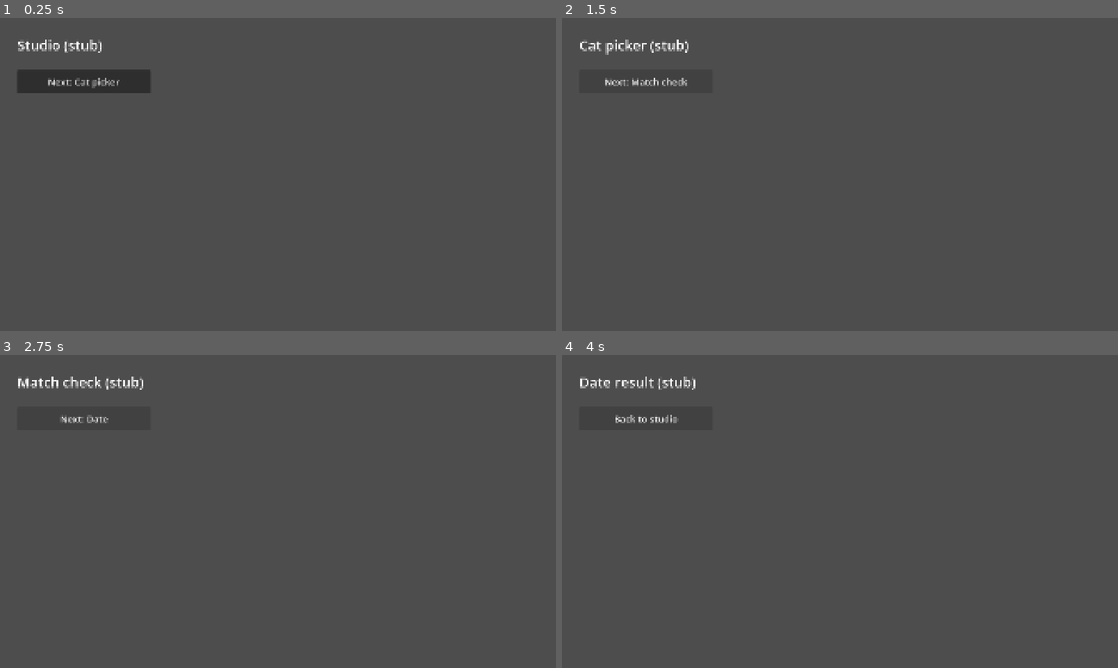
Above: before the commit, frames 1-4 (two rows, left to right).
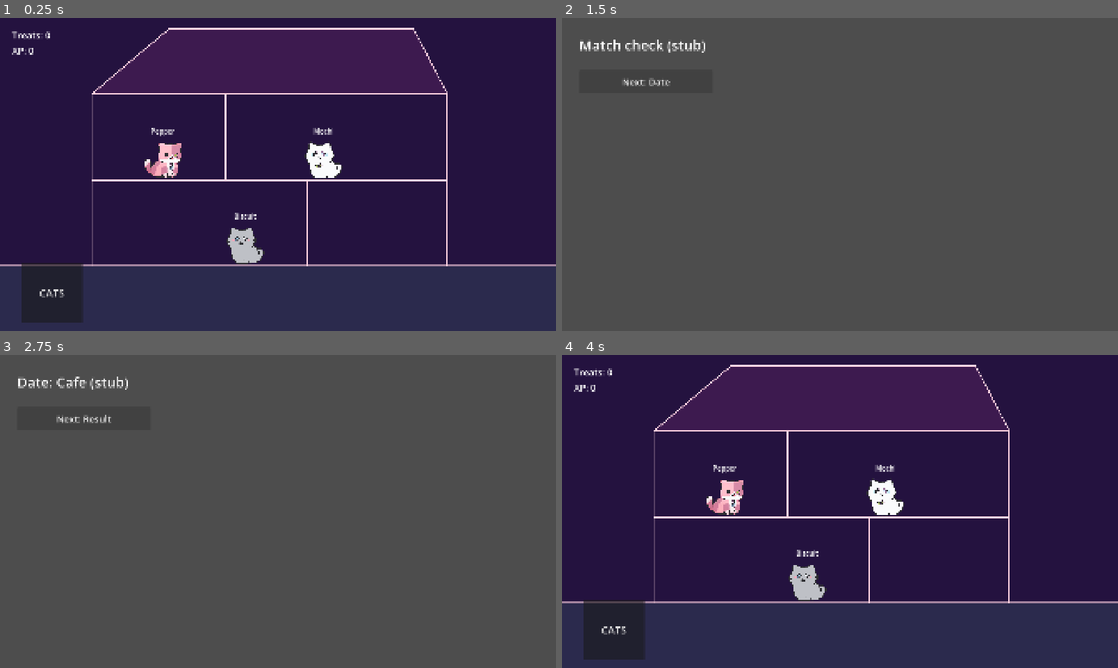
Above: after the commit, the same moments.

Repository: aruorg/pawfect-match-game
Game: Godot game, scene res://main.tscn
The game is run twice, just before and just after one commit, with the same random seed, the same clock (stepped at 60 frames per second) and the same inputs.
Inputs (mouse positions are in pixels of both pictures, inside the frame that each line leads up to):
- Up to frame 1 (0.25 s): no input
- Up to frame 2 (1.5 s): click (884, 158) at 0.52 s; click "Next: Cat picker" (after the commit: "Next: Match check") at 1.25 s
- Up to frame 3 (2.75 s): click "Next: Match check" (after the commit: "Next: Date") at 2 s
- Up to frame 4 (4 s): click "Next: Date" (after the commit: "Next: Result") at 2.75 s; click "Next: Result" (after the commit: "Back to studio") at 3.5 s

The runs differ from the first frame. In frame 1, 100% of the frame differs, in the area x 0-100%, y 0-100%; in frame 2, 0.7%; in frame 3, 0.6%; in frame 4, 100%.

Commit message:
Build studio screen with cats in rooms
Co-Authored-By: Claude Fable 5.2 <noreply@anthropic.com>

Diff:
--- a/scenes/studio.tscn
+++ b/scenes/studio.tscn
@@ -1,6 +1,7 @@
-[gd_scene load_steps=2 format=3]
+[gd_scene load_steps=3 format=3]
 
 [ext_resource type="Script" path="res://scripts/studio.gd" id="1_script"]
+[ext_resource type="Texture2D" path="res://assets/studio/studio_background.png" id="2_background"]
 
 [node name="Studio" type="Control"]
 layout_mode = 3
@@ -11,22 +12,40 @@
 grow_vertical = 2
 script = ExtResource("1_script")
 
-[node name="TitleLabel" type="Label" parent="."]
+[node name="Background" type="TextureRect" parent="."]
 layout_mode = 0
-offset_left = 60.0
-offset_top = 60.0
-offset_right = 1000.0
-offset_bottom = 140.0
-theme_override_font_sizes/font_size = 48
-text = "Studio (stub)"
+offset_right = 1920.0
+offset_bottom = 1080.0
+texture = ExtResource("2_background")
 
-[node name="NextButton" type="Button" parent="."]
+[node name="Cats" type="Control" parent="."]
 layout_mode = 0
-offset_left = 60.0
-offset_top = 180.0
-offset_right = 520.0
-offset_bottom = 260.0
+
+[node name="TreatsLabel" type="Label" parent="."]
+layout_mode = 0
+offset_left = 42.0
+offset_top = 36.0
+offset_right = 342.0
+offset_bottom = 84.0
 theme_override_font_sizes/font_size = 32
-text = "Next: Cat picker"
+text = "Treats: 0"
 
-[connection signal="pressed" from="NextButton" to="." method="_on_next_button_pressed"]
+[node name="XpLabel" type="Label" parent="."]
+layout_mode = 0
+offset_left = 42.0
+offset_top = 90.0
+offset_right = 342.0
+offset_bottom = 138.0
+theme_override_font_sizes/font_size = 32
+text = "XP: 0"
+
+[node name="CatsButton" type="Button" parent="."]
+layout_mode = 0
+offset_left = 75.0
+offset_top = 843.0
+offset_right = 285.0
+offset_bottom = 1053.0
+theme_override_font_sizes/font_size = 36
+text = "CATS"
+
+[connection signal="pressed" from="CatsButton" to="." method="_open_cat_picker"]
--- a/scripts/studio.gd
+++ b/scripts/studio.gd
@@ -1,6 +1,56 @@
 extends Control
-## Studio hub screen. Stub for now: only a title and a button.
+## Studio hub screen: shows the cats in their rooms and leads to the cat picker.
+
+## How big each cat is drawn in the studio, in pixels (width, height).
+const CAT_SIZE := Vector2(135, 144)
+
+## Where each cat stands, by cat name. The numbers are the top-left corner
+## of the cat's picture (x from the left edge, y from the top edge).
+const CAT_POSITIONS := {
+	"Pepper": Vector2(495, 419),
+	"Mochi": Vector2(1050, 419),
+	"Biscuit": Vector2(780, 713),
+}
+
+# "@onready" fetches these nodes from the scene once the screen has loaded.
+@onready var cats_layer: Control = $Cats
+@onready var treats_label: Label = $TreatsLabel
+@onready var xp_label: Label = $XpLabel
 
 
-func _on_next_button_pressed() -> void:
+func _ready() -> void:
+	treats_label.text = "Treats: %d" % GameState.treats
+	xp_label.text = "XP: %d" % GameState.xp
+
+	# Go through the cat list and put each cat into the studio.
+	for cat in CatData.CATS:
+		_add_cat(cat)
+
+
+## Creates one clickable cat picture with a name tag above it.
+func _add_cat(cat: Dictionary) -> void:
+	# Skip cats that have no spot in the studio yet.
+	if not CAT_POSITIONS.has(cat["name"]):
+		return
+
+	var cat_button := TextureButton.new()
+	cat_button.texture_normal = load(cat["image"])
+	# These two lines let the picture shrink to CAT_SIZE without being squashed.
+	cat_button.ignore_texture_size = true
+	cat_button.stretch_mode = TextureButton.STRETCH_KEEP_ASPECT_CENTERED
+	cat_button.position = CAT_POSITIONS[cat["name"]]
+	cat_button.size = CAT_SIZE
+	cat_button.pressed.connect(_open_cat_picker)
+	cats_layer.add_child(cat_button)
+
+	var name_tag := Label.new()
+	name_tag.text = cat["name"]
+	name_tag.add_theme_font_size_override("font_size", 24)
+	name_tag.horizontal_alignment = HORIZONTAL_ALIGNMENT_CENTER
+	name_tag.position = cat_button.position + Vector2(0, -45)
+	name_tag.size = Vector2(CAT_SIZE.x, 36)
+	cats_layer.add_child(name_tag)
+
+
+func _open_cat_picker() -> void:
 	get_tree().change_scene_to_file("res://scenes/cat_picker.tscn")
